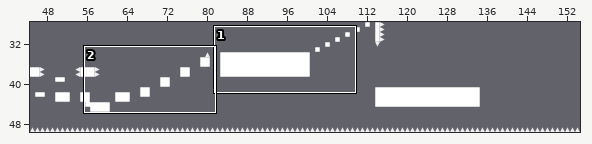
Two states of a Tiled map, assets/map/tiled/level-1.tmx. The picture above shows the old version from afar; the outline marks the close-up.
Close-up. Earlier state:
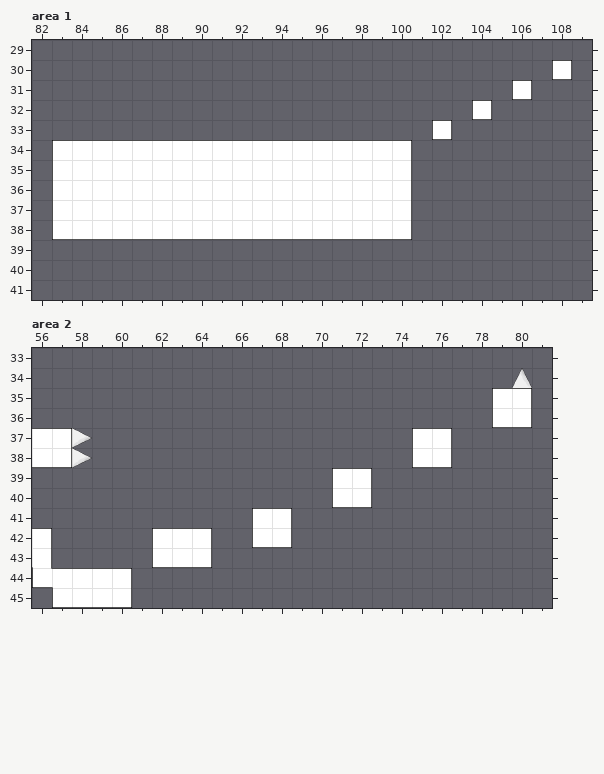
Cells are 64x64 px. Shown: area 1 x 82..109, y 29..41; area 2 x 56..81, y 33..45. The commit also changed other parts of the map, which this record leaves out.
After:
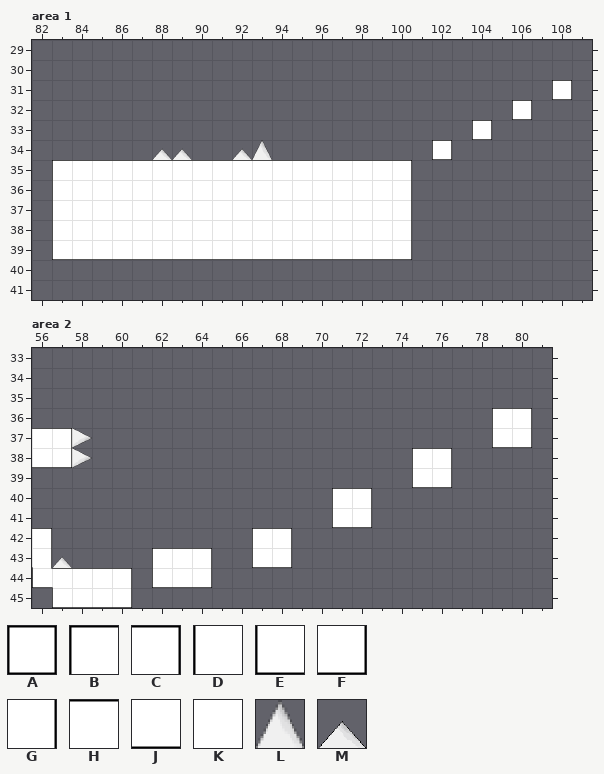
Key: from "SimpleTileSet": A 0, B 1, C 2, D 5, E 9, F 10, G 13, H 17, J 18, K 24; from "Spikes": L 0, M 2.
_ is an empty cell.
See-through tiles are keyed as they look on the map.
Diff:
Layer "Tile Layer 1", area 1:
y 30: x 108 A -> _
y 31: x 106 A -> _; x 108 _ -> A
y 32: x 104 A -> _; x 106 _ -> A
y 33: x 102 A -> _; x 104 _ -> A
y 34: x 83..100 BHHHHHHHHHHHHHHHHC -> _____MM__ML_______; x 102 _ -> A
y 35: x 83..100 DKKKKKKKKKKKKKKKKG -> BHHHHHHHHHHHHHHHHC
y 38: x 83..100 EJJJJJJJJJJJJJJJJF -> DKKKKKKKKKKKKKKKKG
y 39: x 83..100 __________________ -> EJJJJJJJJJJJJJJJJF
Layer "Tile Layer 1", area 2:
y 34: x 80 L -> _
y 35: x 79..80 BC -> __
y 36: x 79..80 EF -> BC
y 37: x 75..76 BC -> __; x 79..80 __ -> EF
y 38: x 75..76 EF -> BC
y 39: x 71..72 BC -> __; x 75..76 __ -> EF
y 40: x 71..72 EF -> BC
y 41: x 67..68 BC -> __; x 71..72 __ -> EF
y 42: x 62..64 BHC -> ___; x 67..68 EF -> BC
y 43: x 57 _ -> M; x 62..64 EJF -> BHC; x 67..68 __ -> EF
y 44: x 62..64 ___ -> EJF
